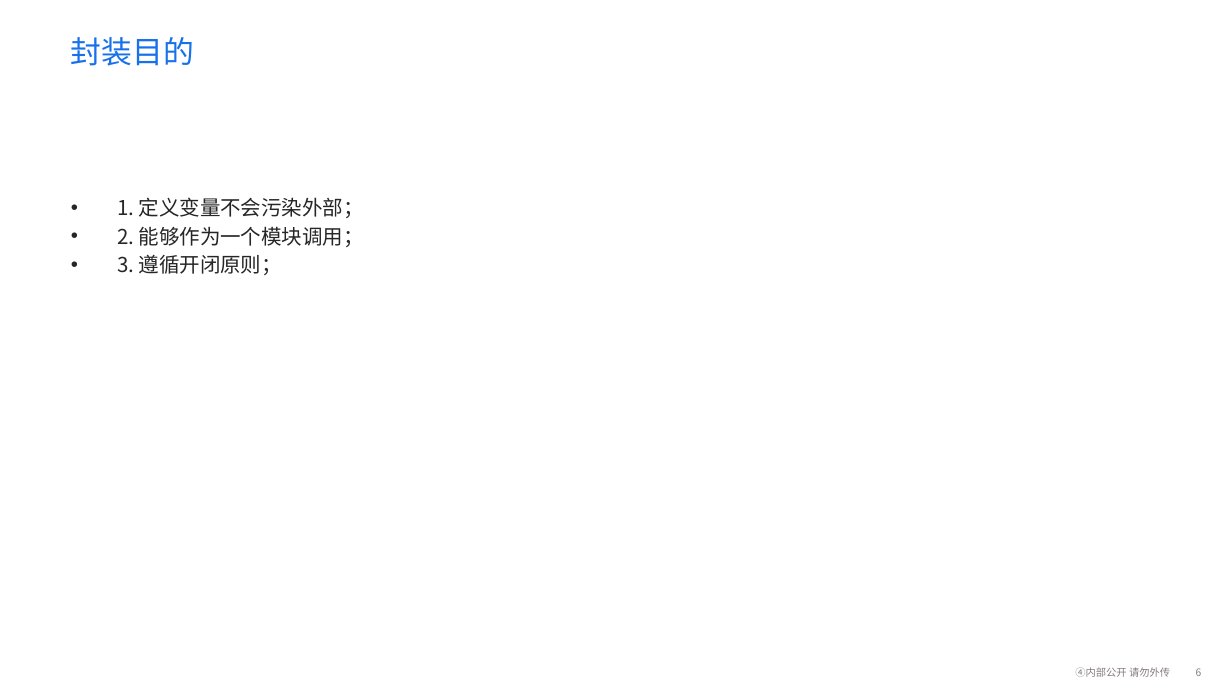
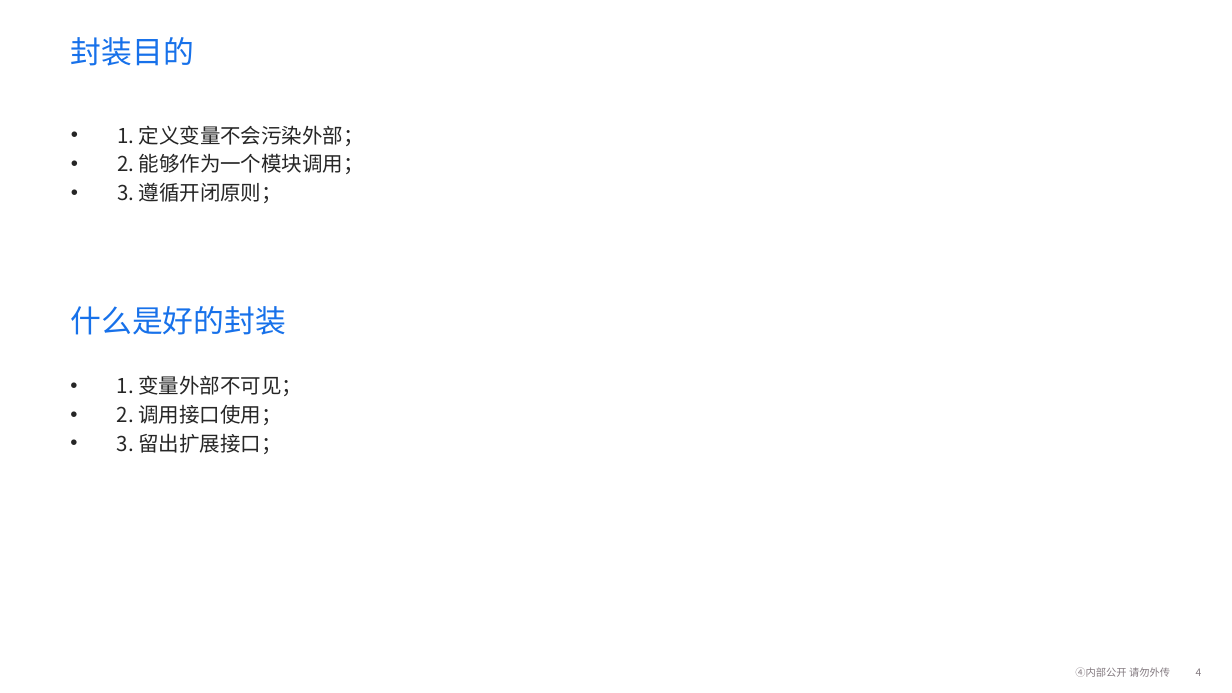
Before and after one commit to fionaVg1/wangyiyunketang, a slide deck: slide 4 of 分享/设计模式/前端之设计模式.pptx (slide 6 before the commit). Drawn at 1232x693 pixels with LibreOffice and Linux fonts; fonts in the diff are those of the drawing; background and template pictures are left out. Boxes give left, top, right and bottom in pixels: in the first picture for what was removed or moved away, otherwise in the second. Text is boxed around its words. In the diff, an @@ line names an element or a change of style, - is before the commit and + after.

```diff
--- a/分享/设计模式/前端之设计模式.pptx
+++ b/分享/设计模式/前端之设计模式.pptx
@@ text "1. 定义变量不会污染外部；": place and size @@
-text "1. 定义变量不会污染外部；" at bbox=[117, 197, 364, 275]
+text "1. 定义变量不会污染外部；" at bbox=[117, 125, 364, 203]
@@ text added at bbox=[70, 306, 286, 335], 24 pt, text #1771EA @@
+什么是好的封装
@@ text added at bbox=[117, 375, 302, 454], 16 pt, text #262626 @@
+• 1. 变量外部不可见；
+• 2. 调用接口使用；
+• 3. 留出扩展接口；
@@ page number at bbox=[1196, 668, 1202, 676]: text changed @@
-6
+4
```
Also in this commit, not shown: 5 other slides changed, 6 slides added, 2 slides removed, 11 other files.
